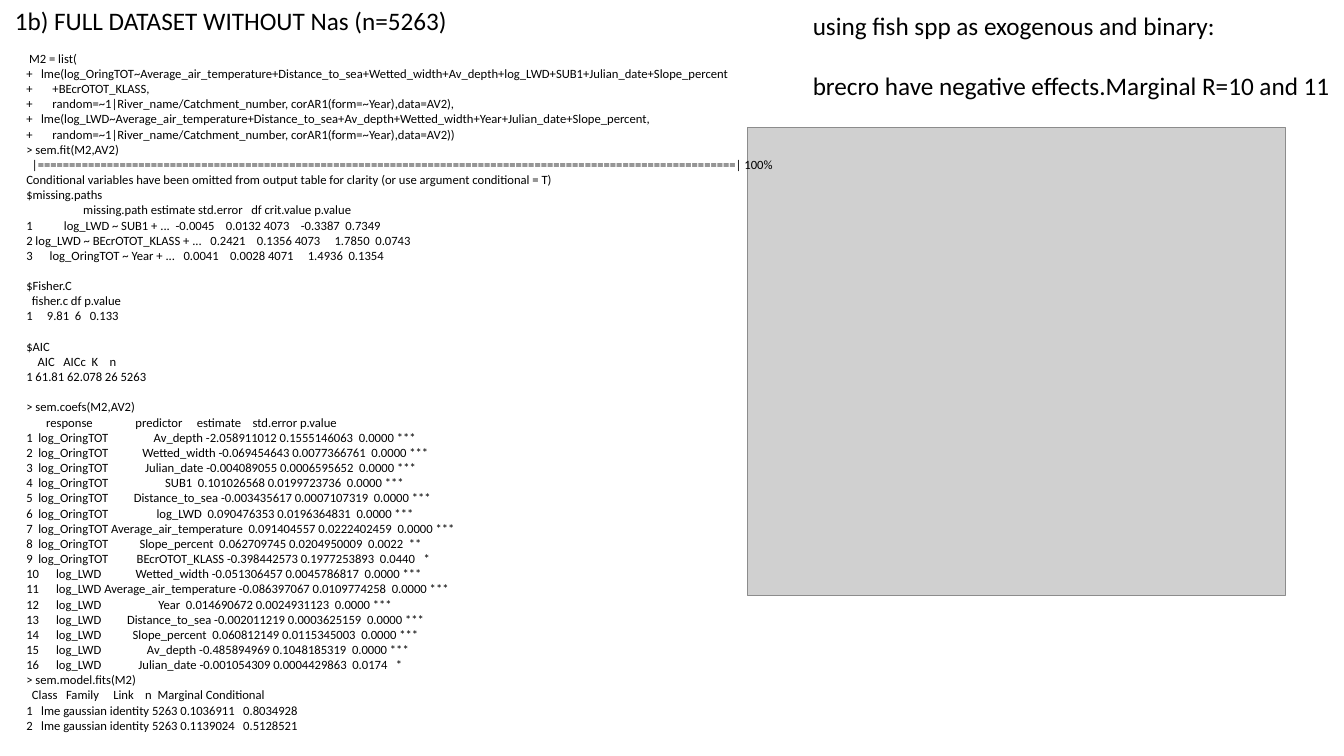
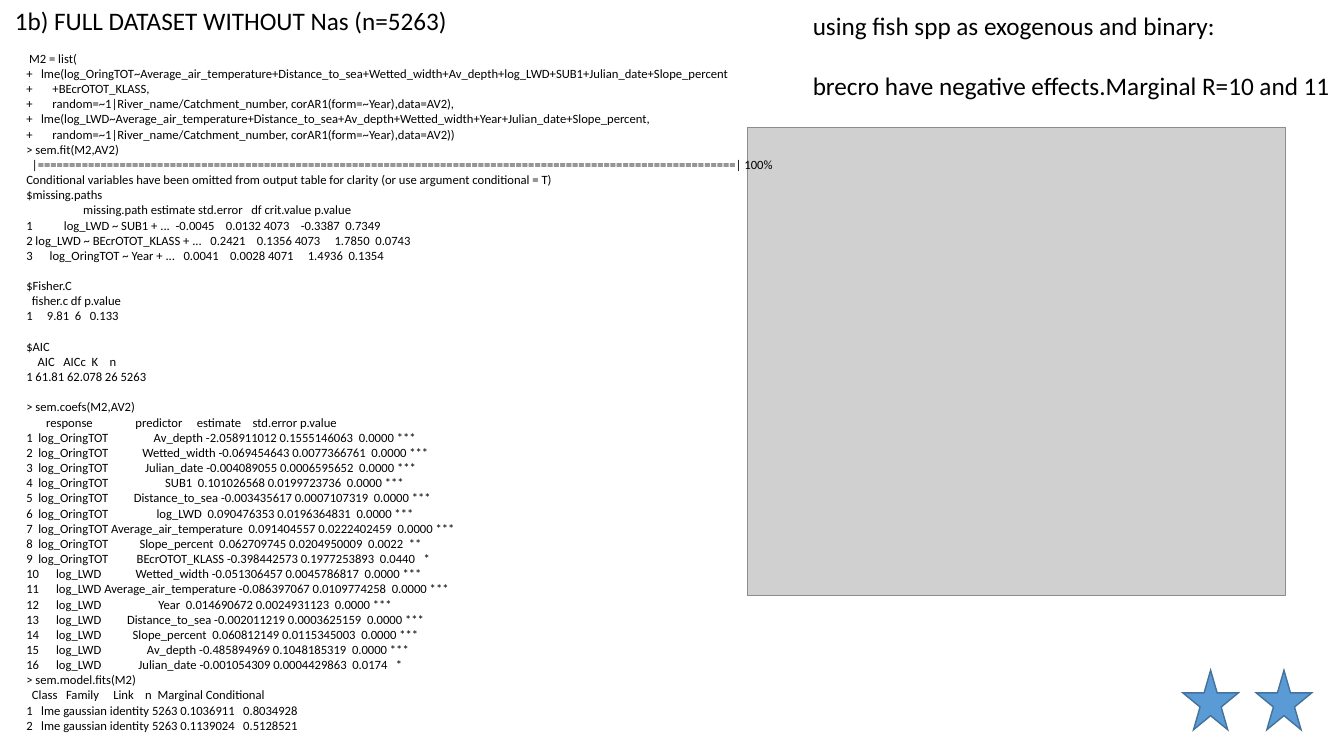
Before and after one commit to SerenaDonadi/Dod-ved, a slide deck: slide 21 of Electrofish data/LWD_analyses.pptx (slide 19 before the commit). Drawn at 1344x756 pixels with LibreOffice and Linux fonts; fonts in the diff are those of the drawing; grey boxes stand for pictures. Boxes give left, top, right and bottom in pixels: in the first picture for what was removed or moved away, otherwise in the second. Text is boxed around its words. In the diff, an @@ line names an element or a change of style, - is before the commit and + after.

```diff
--- a/Electrofish data/LWD_analyses.pptx
+++ b/Electrofish data/LWD_analyses.pptx
@@ star added at (1184, 670, 1239, 730), fill #5B9BD5, outline #43739E 1 pt @@
@@ star added at (1256, 670, 1312, 730), fill #5B9BD5, outline #43739E 1 pt @@
```
Also in this commit, not shown: 3 other slides changed, 2 slides added, 3 other files.
